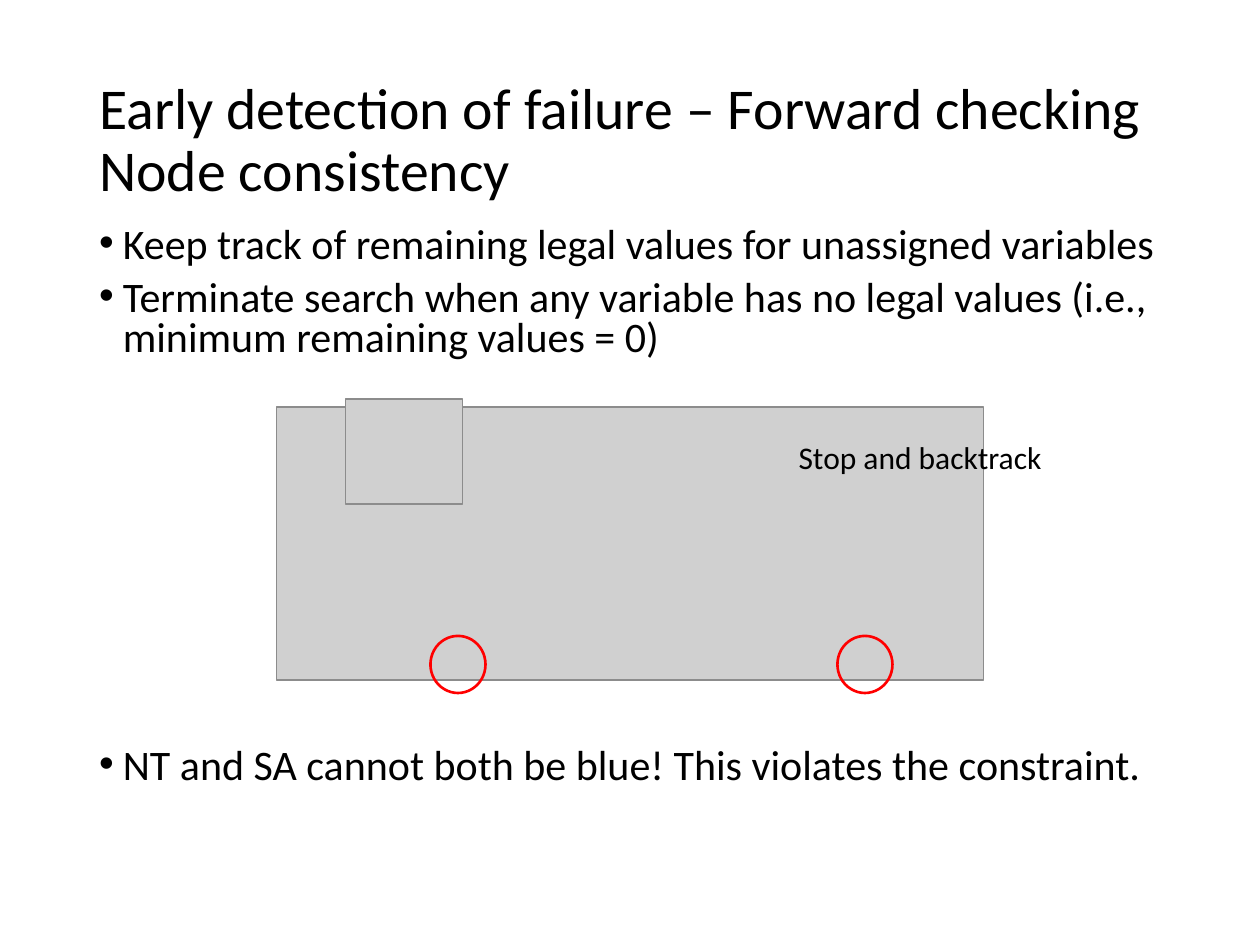
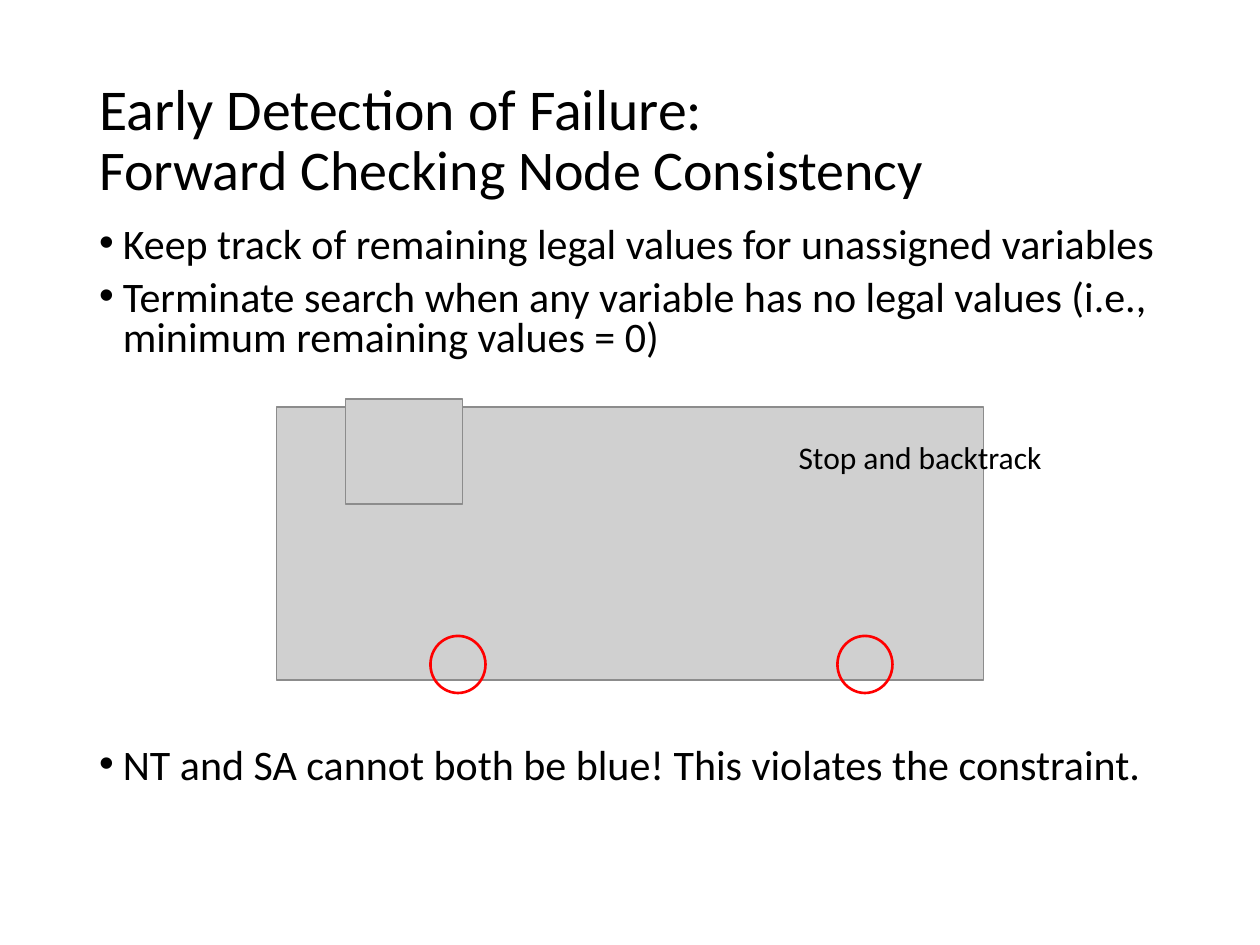
Before and after one commit to mhahsler/CS7320-AI, a slide deck: slide 16 of slides/06_CSP.pptx. Drawn at 1260x945 pixels with LibreOffice and Linux fonts; fonts in the diff are those of the drawing; grey boxes stand for pictures. Boxes give left, top, right and bottom in pixels: in the first picture for what was removed or moved away, otherwise in the second. Text is boxed around its words. In the diff, an @@ line names an element or a change of style, - is before the commit and + after.

```diff
--- a/slides/06_CSP.pptx
+++ b/slides/06_CSP.pptx
@@ title at (x1=99, y1=90, x2=923, y2=200): text changed; size 33 to 32 pt @@
-Early detection of failure – Forward checking
-Node consistency
+Early Detection of Failure:
+Forward Checking Node Consistency
```
Also in this commit, not shown: 11 other slides changed, 1 other file.
